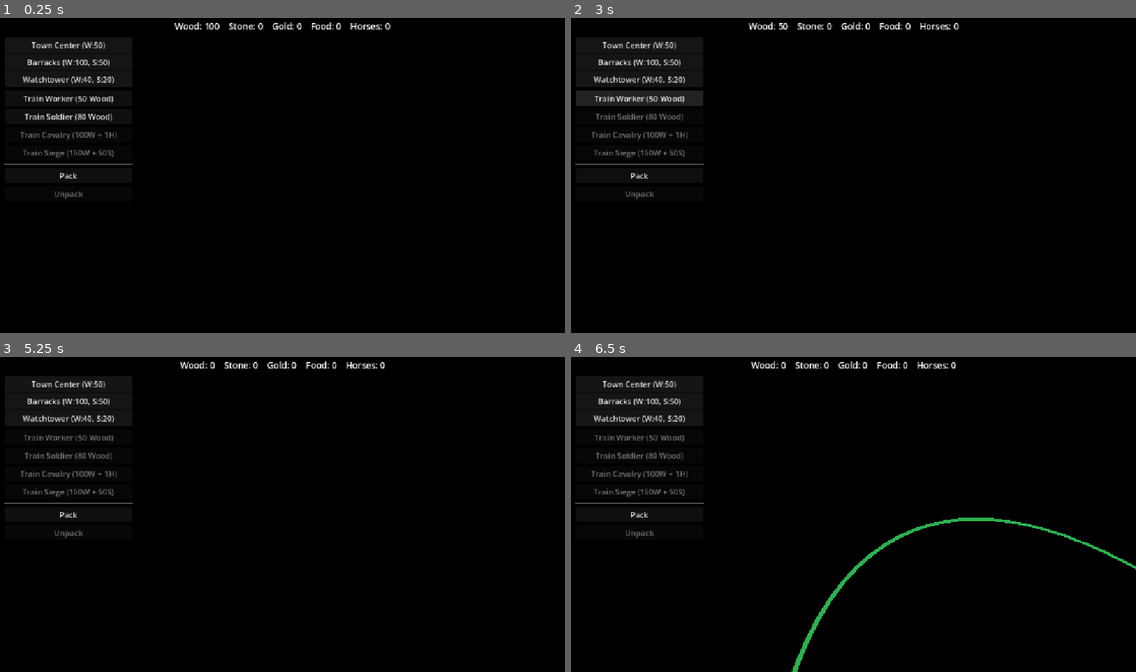
Above: before the commit, frames 1-4 (two rows, left to right).
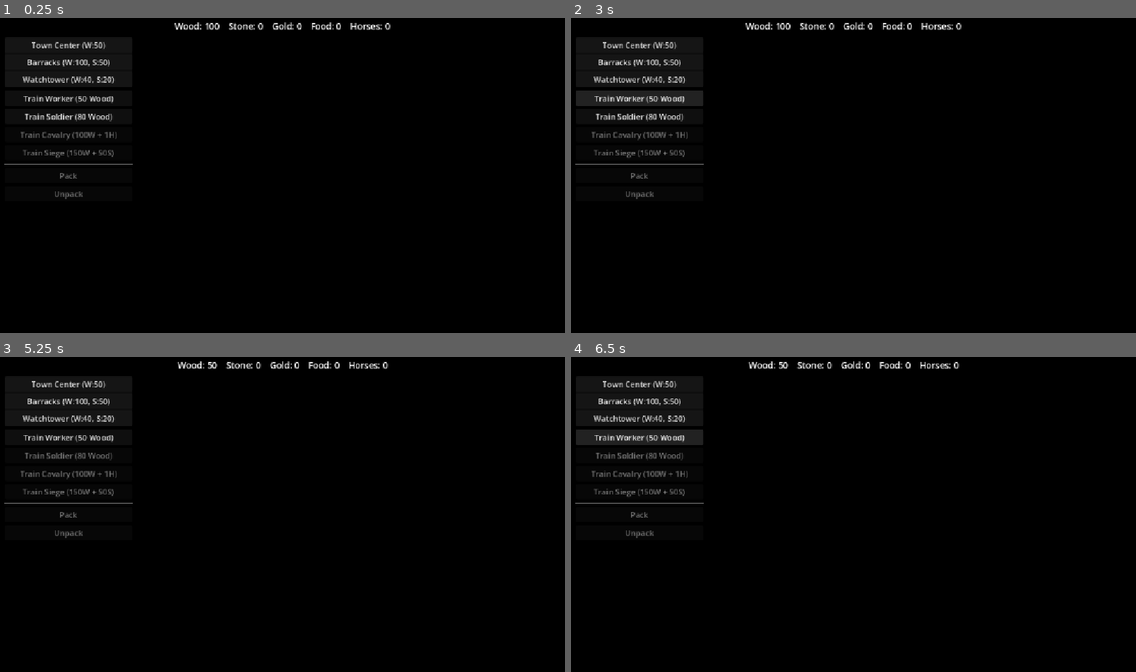
Above: after the commit, the same moments.

Repository: Ferrum-t/RTS-Game
Game: Godot game, scene res://Scenes/World/World.tscn
Same seed, same stepped clock (60 frames per second), same inputs: the game is played once before the commit and once after it.
Inputs (mouse positions are in pixels of both pictures, inside the frame that each line leads up to):
- Up to frame 1 (0.25 s): no input
- Up to frame 2 (3 s): click "Town Center (W:50)" at 0.5 s; click "Barracks (W:100, S:50)" at 1.25 s; click "Watchtower (W:40, S:20)" at 2 s; click "Train Worker (50 Wood)" at 2.75 s
- Up to frame 3 (5.25 s): click (67, 514) at 3.5 s, where only the run before the commit has a clickable "Pack"; click (67, 454) at 4.25 s, where only the run after the commit has a clickable "Train Soldier (80 Wood)"; tap Enter at 5 s; move the mouse to (406, 498) at 5.02 s; hold D (move_right) from 5.03 s (still down); tap C at 5.1 s; click (406, 498) at 5.17 s
- Up to frame 4 (6.5 s): release D (move_right) at 5.75 s; click "Unpack" (after the commit: "Train Worker (50 Wood)") at 5.75 s

The runs differ from the first frame. In frame 1, less than 0.1% of the frame differs, in the area x 10-14%, y 49-52%; in frame 2, 0.8%; in frame 3, 0.7%; in frame 4, 2.5%, in the area x 0-100%, y 1-100%.
Error after the commit: Parse Error: Could not resolve class "MobileBuilding". (res://Scripts/Buildings/TownCenter.gd:1)

Commit message:
Yellow select ring on all buildings including Barracks

Diff:
--- a/Scripts/Buildings/BaseBuilding.gd
+++ b/Scripts/Buildings/BaseBuilding.gd
@@ -20,6 +20,7 @@
 	"AttackRangeRing",
 	"HealthBar3D",
 	"SelectionRing",
+	"BuildingSelectRing",
 	"RallyFlag",
 ]
 
@@ -85,6 +86,8 @@
 ## Visible rally flag (player buildings only, when selected).
 var _rally_flag: Node3D = null
 var _building_selected: bool = false
+## Yellow ground ring when selected (Barracks, TC, towers…).
+var _select_ring: MeshInstance3D = null
 
 
 func get_current_stat(stat_name: String, base_value: float) -> float:
@@ -148,6 +151,8 @@
 
 func set_building_selected(value: bool) -> void:
 	_building_selected = value
+	if _select_ring != null and is_instance_valid(_select_ring):
+		_select_ring.visible = value
 	if _rally_flag != null and is_instance_valid(_rally_flag):
 		_rally_flag.visible = value and team_id == 0
 		if value:
@@ -163,6 +168,31 @@
 	_rally_initialized = true
 	_rally_slot = 0
 	_update_rally_flag()
+
+
+func _setup_select_ring() -> void:
+	if _select_ring != null:
+		return
+	_select_ring = MeshInstance3D.new()
+	_select_ring.name = "BuildingSelectRing"
+	var he: float = maxf(nav_half_extents.x, nav_half_extents.z) + 0.45
+	var torus := TorusMesh.new()
+	torus.inner_radius = he
+	torus.outer_radius = he + 0.28
+	torus.rings = 10
+	torus.ring_segments = 36
+	_select_ring.mesh = torus
+	var mat := StandardMaterial3D.new()
+	mat.albedo_color = Color(1.0, 0.85, 0.15, 0.9)
+	mat.emission_enabled = true
+	mat.emission = Color(0.95, 0.8, 0.15)
+	mat.emission_energy_multiplier = 1.1
+	mat.transparency = BaseMaterial3D.TRANSPARENCY_ALPHA
+	mat.shading_mode = BaseMaterial3D.SHADING_MODE_UNSHADED
+	_select_ring.material_override = mat
+	_select_ring.position = Vector3(0.0, 0.08, 0.0)
+	_select_ring.visible = false
+	add_child(_select_ring)
 
 
 func _setup_rally_flag() -> void:
@@ -255,6 +285,7 @@
 		nav.register_building(self, nav_half_extents)
 
 	_setup_health_bar()
+	_setup_select_ring()
 	_setup_rally_flag()
 	_capture_visual_base_albedo()
 	_refresh_visual_state()
